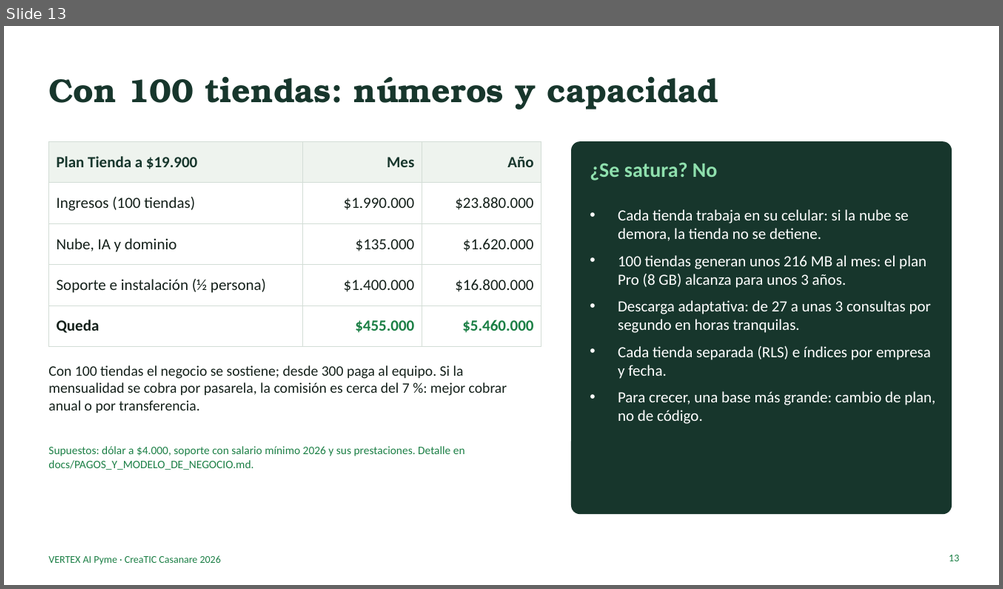
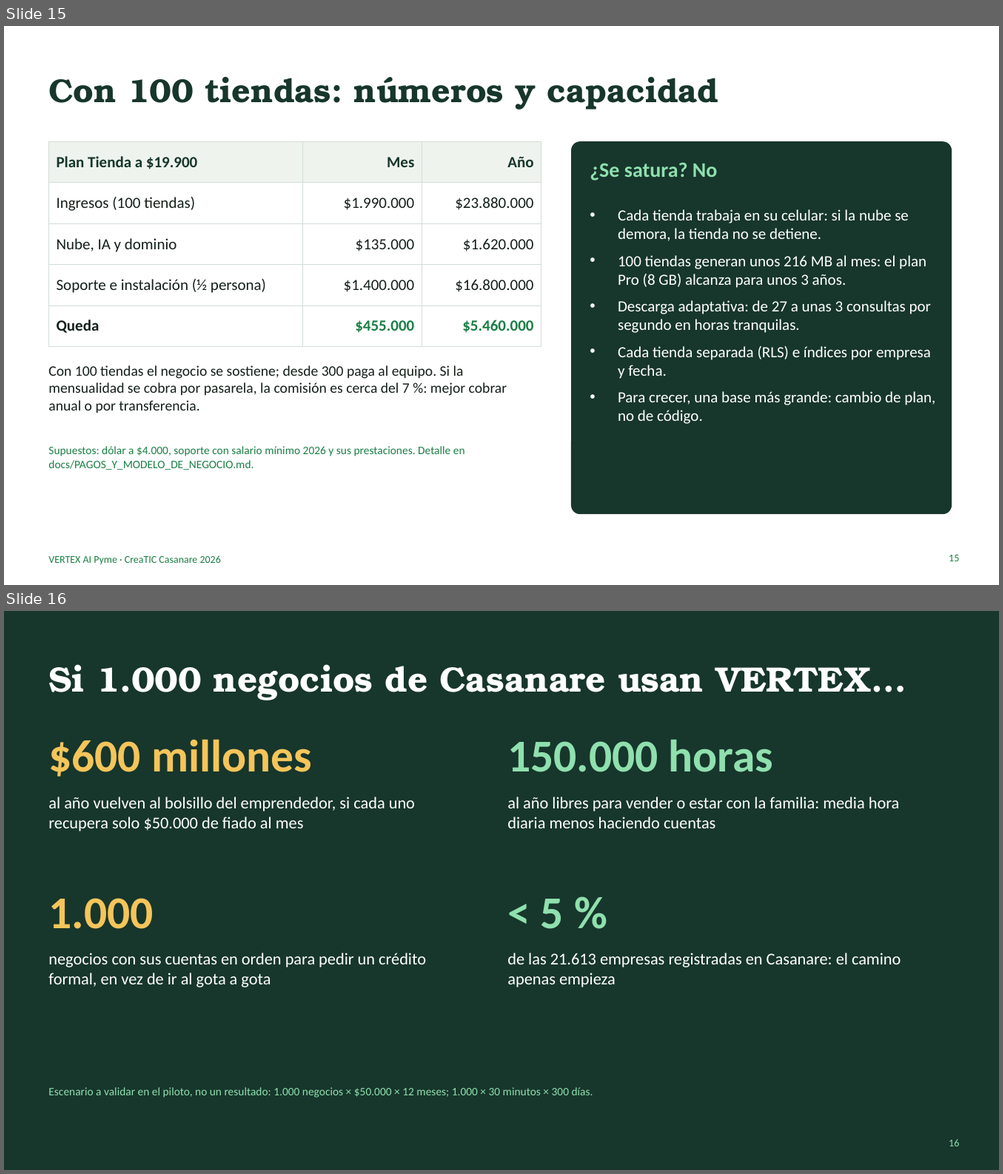
Before and after one commit to ingdavidortegaf-lab/vertex-ai-pyme, a slide deck: docs/pitch/VERTEX_AI_Pyme_Pitch.pptx. Shown one above the other, each under a label of ours: slide 13 before the commit, slides 15 and 16 after it. The pictures are 1003x589 and 1003x1174 pixels, drawn with LibreOffice and Linux fonts; fonts in the diff are those of the drawing. Boxes give left, top, right and bottom in pixels: in the first picture for what was removed or moved away, otherwise in the second. Text is boxed around its words. In the diff, an @@ line names an element or a change of style, - is before the commit and + after.

```diff
--- a/docs/pitch/VERTEX_AI_Pyme_Pitch.pptx
+++ b/docs/pitch/VERTEX_AI_Pyme_Pitch.pptx
@@ slide 16 added at (4, 611, 999, 1170), background #17362C @@
@@ title added at (48, 664, 906, 701), 34 pt, text #FFFFFF, bold @@
+Si 1.000 negocios de Casanare usan VERTEX…
@@ text added at (48, 739, 312, 777), 44 pt, text #F4C55A, bold @@
+$600 millones
@@ text added at (507, 740, 774, 772), 44 pt, text #8FE0AE, bold @@
+150.000 horas
@@ text added at (48, 797, 415, 832), 16 pt, text #FFFFFF @@
+al año vuelven al bolsillo del emprendedor, si cada uno recupera solo $50.000 de fiado al mes
@@ text added at (507, 797, 899, 829), 16 pt, text #FFFFFF @@
+al año libres para vender o estar con la familia: media hora diaria menos haciendo cuentas
@@ text added at (48, 898, 153, 929), 44 pt, text #F4C55A, bold @@
+1.000
@@ text added at (540, 899, 563, 929), 44 pt, text #8FE0AE, bold @@
+< 5 %
@@ text added at (48, 953, 426, 988), 16 pt, text #FFFFFF @@
+negocios con sus cuentas en orden para pedir un crédito formal, en vez de ir al gota a gota
@@ text added at (507, 953, 900, 988), 16 pt, text #FFFFFF @@
+de las 21.613 empresas registradas en Casanare: el camino apenas empieza
@@ text added at (48, 1088, 593, 1098), 11 pt, text #8FE0AE @@
+Escenario a validar en el piloto, no un resultado: 1.000 negocios × $50.000 × 12 meses; 1.000 × 30 minutos × 300 días.
@@ page number added at (948, 1139, 959, 1147), 10 pt, text #8FE0AE @@
+16
@@ what was slide 13 is now slide 15 @@
@@ page number at (948, 555, 959, 562): text changed @@
-13
+15
```
Also in this commit, not shown: 8 slides changed, 7 other slides added, 5 slides removed, 6 other files.
